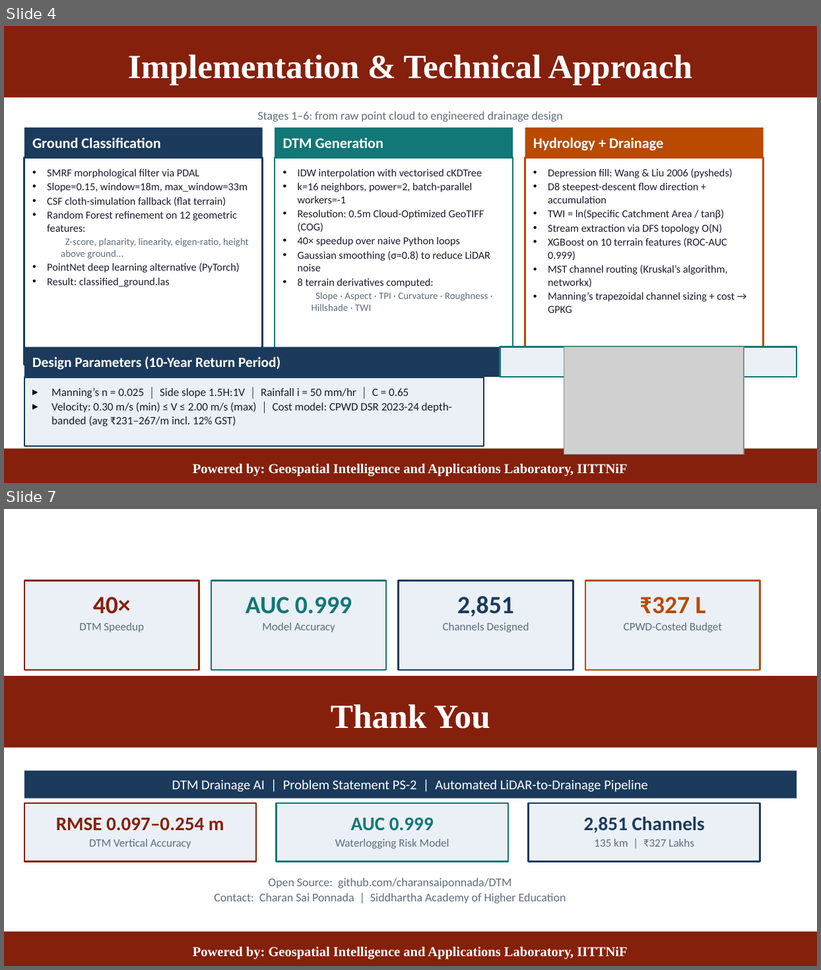
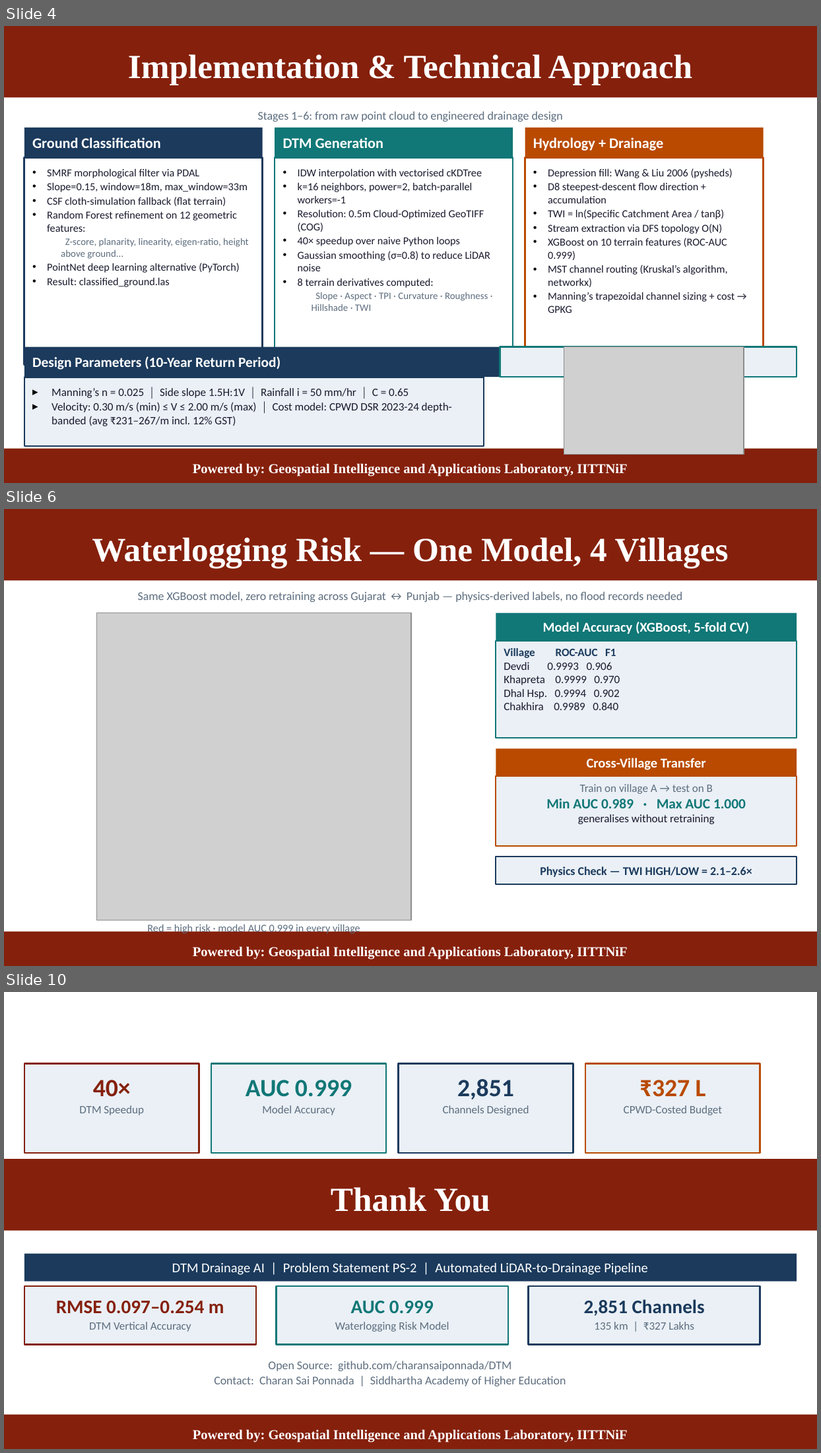
Before and after one commit to charansaiponnada/DTM, a slide deck: DTM_Hackathon_Final.pptx. Shown one above the other, each under a label of ours: slides 4 and 7 before the commit, slides 4, 6 and 10 after it; the slides between them are not shown. The pictures are 821x970 and 821x1453 pixels, drawn with LibreOffice and Linux fonts; fonts in the diff are those of the drawing; grey boxes stand for pictures. Boxes give left, top, right and bottom in pixels: in the first picture for what was removed or moved away, otherwise in the second. Text is boxed around its words. In the diff, an @@ line names an element or a change of style, - is before the commit and + after.

```diff
--- a/DTM_Hackathon_Final.pptx
+++ b/DTM_Hackathon_Final.pptx
@@ slide 6 added at bbox=[4, 509, 817, 966], background #FFFFFF @@
@@ title added at bbox=[4, 509, 817, 580], fill #85200C, 30 pt, text #FFFFFF, bold @@
+Waterlogging Risk — One Model, 4 Villages
@@ text added at bbox=[138, 591, 682, 602], 10.5 pt, text #5D6D7E @@
+Same XGBoost model, zero retraining across Gujarat ↔ Punjab — physics-derived labels, no flood records needed
@@ picture added at bbox=[96, 613, 411, 920] @@
@@ rectangle added at bbox=[496, 613, 797, 641], fill #117777, 12 pt, text #FFFFFF, bold @@
+Model Accuracy (XGBoost, 5-fold CV)
@@ rectangle added at bbox=[496, 641, 797, 738], fill #EAF0F6, outline #117777 1.2 pt, 10 pt, text #1A1A2E @@
+Village ROC-AUC F1
+Devdi 0.9993 0.906
+Khapreta 0.9999 0.970
+Dhal Hsp. 0.9994 0.902
+Chakhira 0.9989 0.840
@@ rectangle added at bbox=[496, 749, 797, 776], fill #B94A00, 12 pt, text #FFFFFF, bold @@
+Cross-Village Transfer
@@ rectangle added at bbox=[496, 776, 797, 846], fill #EAF0F6, outline #B94A00 1.2 pt, 10 pt, text #1A1A2E @@
+Train on village A → test on B
+Min AUC 0.989 · Max AUC 1.000
+generalises without retraining
@@ rectangle added at bbox=[496, 857, 797, 885], fill #EAF0F6, outline #1B3A5C 1.2 pt, 10.5 pt, text #1B3A5C, bold @@
+Physics Check — TWI HIGH/LOW = 2.1–2.6×
@@ text added at bbox=[147, 923, 360, 935], 9.5 pt, text #5D6D7E @@
+Red = high risk · model AUC 0.999 in every village
@@ title added at bbox=[4, 932, 817, 966], fill #85200C, 12 pt, text #FFFFFF, bold @@
+Powered by: Geospatial Intelligence and Applications Laboratory, IITTNiF
@@ what was slide 7 is now slide 10 @@
```
Also in this commit, not shown: 5 slides changed, 2 other slides added, 6 other files.
